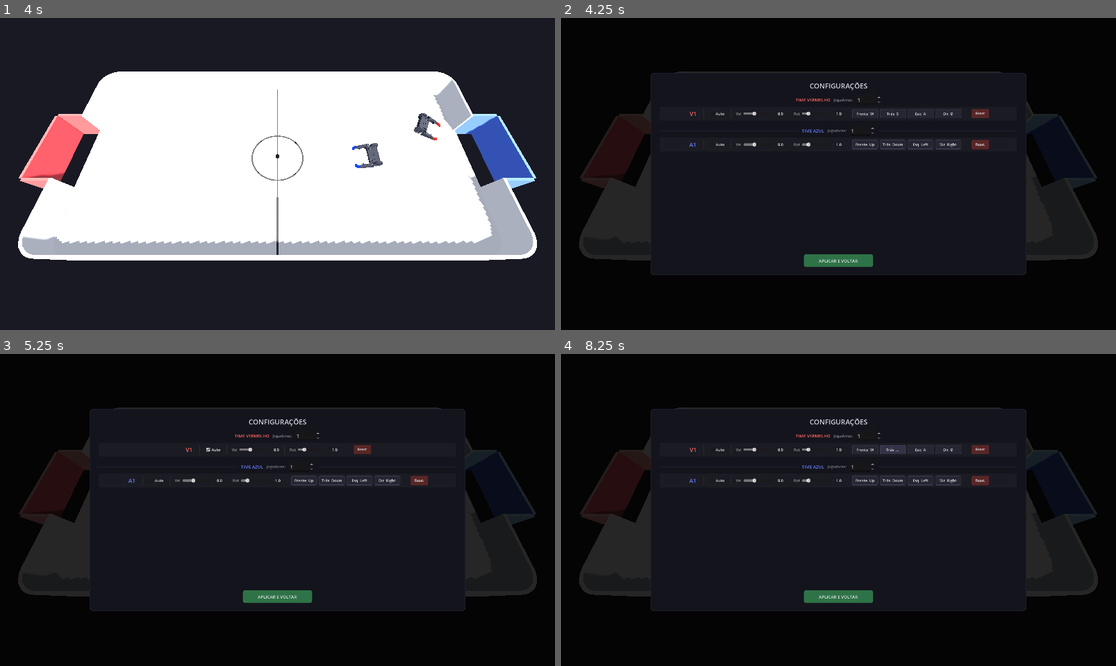
Above: before the commit, frames 1-4 (two rows, left to right).
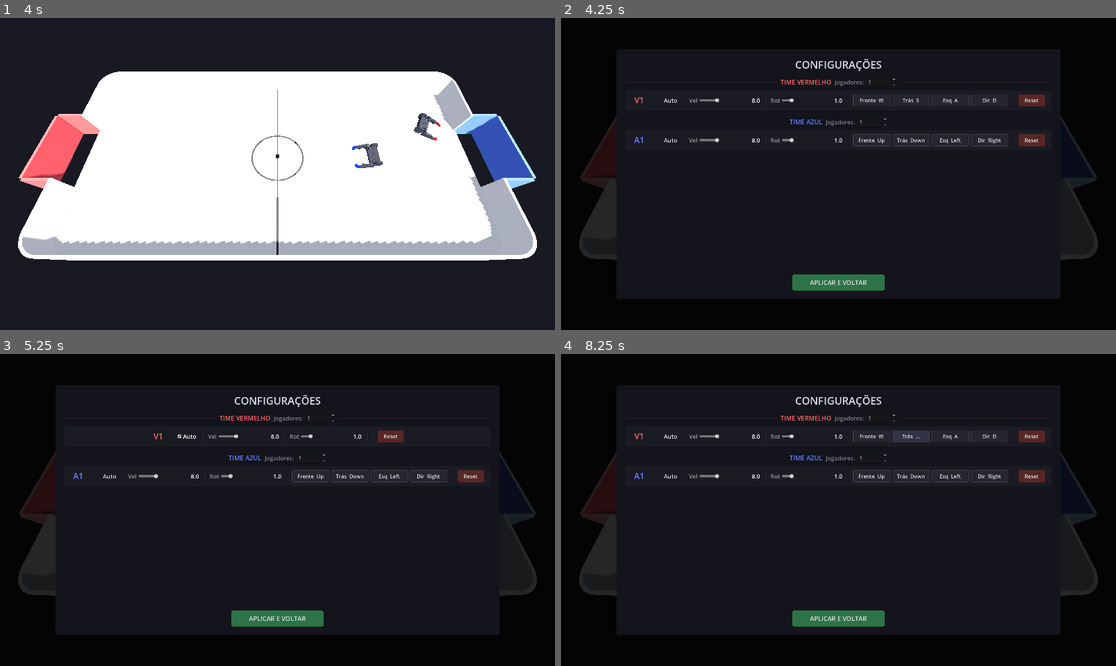
Above: after the commit, the same moments.

Repository: Eduardo-Barreto/arena-hockey
Game: Godot game, scene res://scenes/test/test.tscn
Two runs of this game, one before a commit and one after it. Both use one fixed random seed, a clock stepped at 60 frames per second and the inputs below.
Inputs:
- Up to frame 1 (4 s): tap Enter at 0.5 s; hold D 0.53-1.28 s; tap T at 0.6 s; hold S 1.28-2.03 s; tap G at 1.35 s; hold D 2.03-2.78 s; tap F at 2.1 s; hold W 2.78-3.53 s; tap H at 2.85 s; hold A from 3.53 s (still down); tap I at 3.6 s
- Up to frame 2 (4.25 s): keep holding A; tap Escape (ui_cancel) at 4.15 s
- Up to frame 3 (5.25 s): tap K at 4.35 s; release A at 5 s; click "Auto" at 5 s
- Up to frame 4 (8.25 s): click "Auto" at 5.75 s; click "Frente W" at 6.5 s; click "Frente ..." at 7.25 s; click "Trás S" at 8 s

Frame 1 is identical in both runs. In frame 2, 4.7% of the frame differs, in the area x 10-90%, y 10-90%; in frame 3, 4.6%; in frame 4, 5.1%.

Commit message:
fix(ui): increase font sizes and element dimensions in config menu

Diff:
--- a/scripts/ui/pause_menu.gd
+++ b/scripts/ui/pause_menu.gd
@@ -140,7 +140,8 @@
 	add_child(center)
 
 	var panel := PanelContainer.new()
-	panel.custom_minimum_size = Vector2(1300, 700)
+	var viewport_size := get_viewport().get_visible_rect().size
+	panel.custom_minimum_size = viewport_size * 0.8
 	var style := StyleBoxFlat.new()
 	style.bg_color = Color(0.08, 0.08, 0.11)
 	style.corner_radius_top_left = 12
@@ -169,7 +170,7 @@
 	var title := Label.new()
 	title.text = "CONFIGURAÇÕES"
 	title.horizontal_alignment = HORIZONTAL_ALIGNMENT_CENTER
-	title.add_theme_font_size_override("font_size", 24)
+	title.add_theme_font_size_override("font_size", 36)
 	title.add_theme_color_override("font_color", Color(0.85, 0.85, 0.9))
 	parent.add_child(title)
 
@@ -193,12 +194,12 @@
 	var team_label := Label.new()
 	team_label.text = header_text
 	team_label.add_theme_color_override("font_color", color)
-	team_label.add_theme_font_size_override("font_size", 15)
+	team_label.add_theme_font_size_override("font_size", 22)
 	header.add_child(team_label)
 
 	var size_label := Label.new()
 	size_label.text = "Jogadores:"
-	size_label.add_theme_font_size_override("font_size", 13)
+	size_label.add_theme_font_size_override("font_size", 20)
 	size_label.add_theme_color_override("font_color", Color(0.5, 0.5, 0.55))
 	header.add_child(size_label)
 
@@ -206,7 +207,7 @@
 	spinbox.min_value = 1
 	spinbox.max_value = GameConfig.ROBOTS_PER_TEAM
 	spinbox.value = GameConfig.get_team_size(team)
-	spinbox.custom_minimum_size.x = 70
+	spinbox.custom_minimum_size = Vector2(100, 40)
 	spinbox.value_changed.connect(_on_team_size_changed.bind(team))
 	header.add_child(spinbox)
 	_team_spinboxes.append(spinbox)
@@ -217,7 +218,7 @@
 	header.add_child(right_line)
 
 	var rows_container := VBoxContainer.new()
-	rows_container.add_theme_constant_override("separation", 4)
+	rows_container.add_theme_constant_override("separation", 8)
 	section.add_child(rows_container)
 	_team_containers.append(rows_container)
 
@@ -225,9 +226,9 @@
 func _build_apply_button(parent: VBoxContainer) -> void:
 	var btn := Button.new()
 	btn.text = "APLICAR E VOLTAR"
-	btn.custom_minimum_size = Vector2(240, 44)
+	btn.custom_minimum_size = Vector2(320, 56)
 	btn.size_flags_horizontal = Control.SIZE_SHRINK_CENTER
-	btn.add_theme_font_size_override("font_size", 15)
+	btn.add_theme_font_size_override("font_size", 22)
 	btn.pressed.connect(_on_apply)
 
 	var normal := StyleBoxFlat.new()
--- a/scripts/ui/robot_config_row.gd
+++ b/scripts/ui/robot_config_row.gd
@@ -56,10 +56,10 @@
 
 func _apply_row_style() -> void:
 	var style := _create_stylebox(Color(1, 1, 1, 0.03), 6)
-	style.content_margin_left = 12
-	style.content_margin_right = 12
-	style.content_margin_top = 8
-	style.content_margin_bottom = 8
+	style.content_margin_left = 20
+	style.content_margin_right = 20
+	style.content_margin_top = 14
+	style.content_margin_bottom = 14
 	add_theme_stylebox_override("panel", style)
 
 
@@ -67,8 +67,8 @@
 	var label := Label.new()
 	label.text = "%s%d" % [TEAM_LETTERS[team], slot + 1]
 	label.add_theme_color_override("font_color", TEAM_COLORS[team])
-	label.add_theme_font_size_override("font_size", 20)
-	label.custom_minimum_size.x = 36
+	label.add_theme_font_size_override("font_size", 28)
+	label.custom_minimum_size.x = 50
 	label.horizontal_alignment = HORIZONTAL_ALIGNMENT_CENTER
 	parent.add_child(label)
 
@@ -82,7 +82,7 @@
 
 	var lbl := Label.new()
 	lbl.text = label_text
-	lbl.add_theme_font_size_override("font_size", 13)
+	lbl.add_theme_font_size_override("font_size", 20)
 	lbl.add_theme_color_override("font_color", Color(0.6, 0.6, 0.6))
 	group.add_child(lbl)
 
@@ -91,14 +91,14 @@
 	slider.max_value = max_val
 	slider.step = step_val
 	slider.value = initial
-	slider.custom_minimum_size.x = 100
+	slider.custom_minimum_size = Vector2(160, 30)
 	slider.size_flags_vertical = Control.SIZE_SHRINK_CENTER
 	group.add_child(slider)
 
 	var val_label := Label.new()
 	val_label.text = str(initial)
-	val_label.add_theme_font_size_override("font_size", 13)
-	val_label.custom_minimum_size.x = 32
+	val_label.add_theme_font_size_override("font_size", 20)
+	val_label.custom_minimum_size.x = 44
 	val_label.horizontal_alignment = HORIZONTAL_ALIGNMENT_RIGHT
 	group.add_child(val_label)
 
@@ -119,7 +119,7 @@
 	_auto_check = CheckBox.new()
 	_auto_check.text = "Auto"
 	_auto_check.button_pressed = GameConfig.robots[idx].auto
-	_auto_check.add_theme_font_size_override("font_size", 13)
+	_auto_check.add_theme_font_size_override("font_size", 20)
 	_auto_check.toggled.connect(_on_auto_toggled)
 	parent.add_child(_auto_check)
 
@@ -136,8 +136,8 @@
 
 	for action in GameConfig.ACTIONS:
 		var btn := Button.new()
-		btn.custom_minimum_size = Vector2(90, 32)
-		btn.add_theme_font_size_override("font_size", 13)
+		btn.custom_minimum_size = Vector2(130, 42)
+		btn.add_theme_font_size_override("font_size", 18)
 		btn.text = _format_bind_text(action, _event_label(GameConfig.robots[idx].bindings[action]))
 		btn.pressed.connect(_on_bind_pressed.bind(action))
 		_apply_button_style(btn, Color(0.15, 0.15, 0.2), Color(0.2, 0.2, 0.28), Color(0.1, 0.1, 0.15),
@@ -149,8 +149,8 @@
 func _add_reset_button(parent: HBoxContainer) -> void:
 	var btn := Button.new()
 	btn.text = "Reset"
-	btn.custom_minimum_size = Vector2(60, 32)
-	btn.add_theme_font_size_override("font_size", 12)
+	btn.custom_minimum_size = Vector2(90, 42)
+	btn.add_theme_font_size_override("font_size", 18)
 	btn.pressed.connect(_on_reset)
 	_apply_button_style(btn, Color(0.35, 0.15, 0.15), Color(0.45, 0.18, 0.18), Color(0.25, 0.1, 0.1))
 	parent.add_child(btn)
